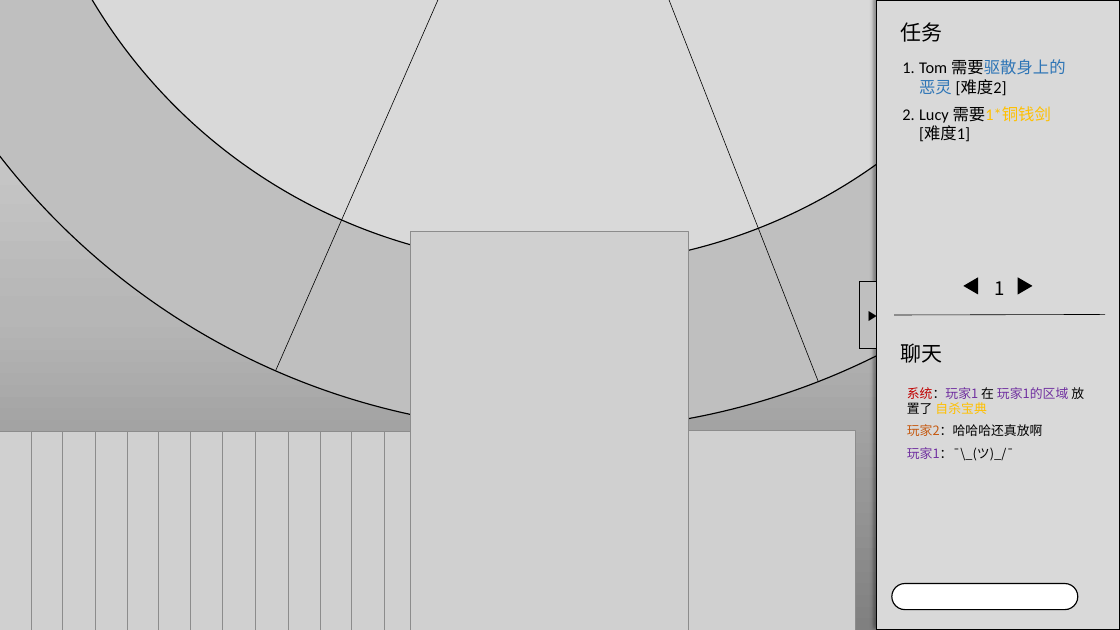
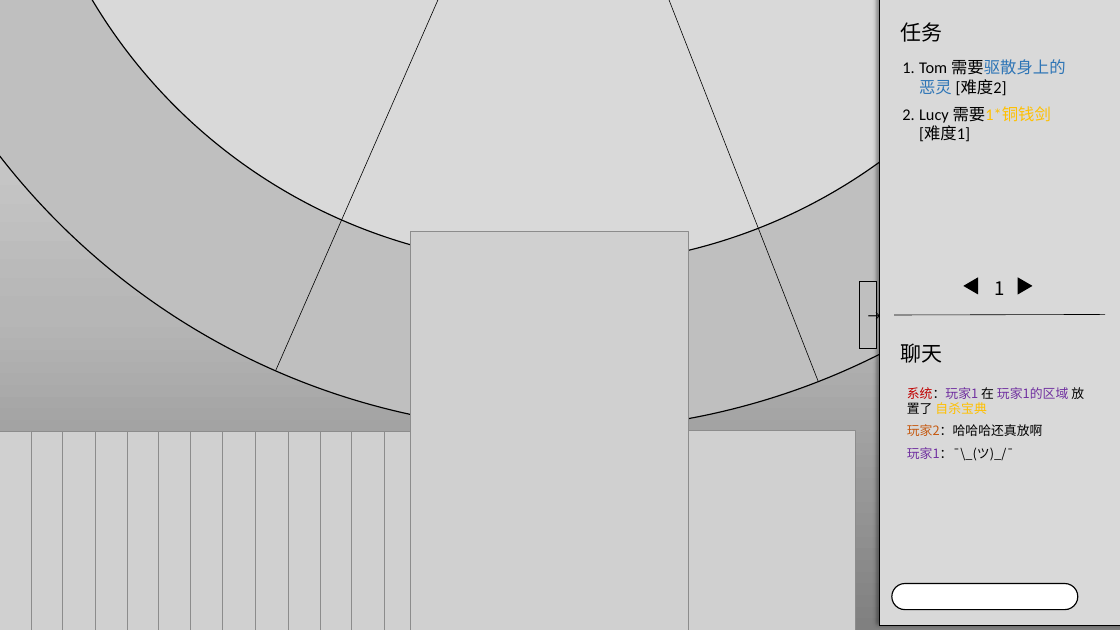
Before and after one commit to Cynthia7979/The-Prophesy-War, a slide deck: slide 6 of Board_Display.pptx. Drawn at 1120x630 pixels with LibreOffice and Linux fonts; fonts in the diff are those of the drawing; grey boxes stand for pictures. Boxes give left, top, right and bottom in pixels: in the first picture for what was removed or moved away, otherwise in the second. Text is boxed around its words. In the diff, an @@ line names an element or a change of style, - is before the commit and + after.

```diff
--- a/Board_Display.pptx
+++ b/Board_Display.pptx
@@ rectangle: place and size @@
-rectangle at (876, 0, 1120, 630)
+rectangle at (880, 0, 1120, 626)
@@ text in rectangle at (860, 281, 876, 350): text changed @@
-▶
+→
```
Also in this commit, not shown: 1 other slide changed, 7 other files.
